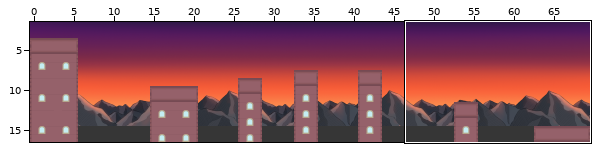
One commit to this Tiled map: GXPEngine/bin/Debug/levels/japan.tmx. The first picture is a wide view before the edit; the outline marks the close-up.
Close-up. Earlier state:
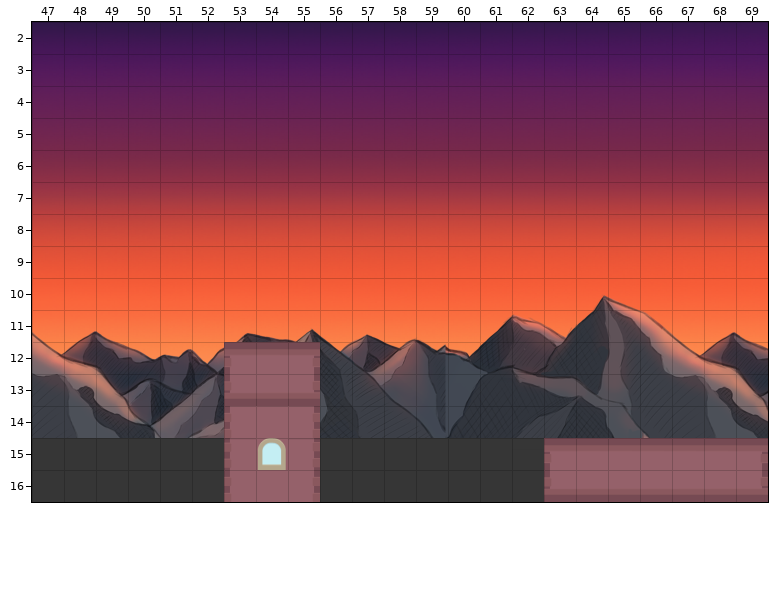
Cells are 64x64 px. Shown: x 47..69, y 2..16. The commit also changed other parts of the map, which this record leaves out.
Once edited:
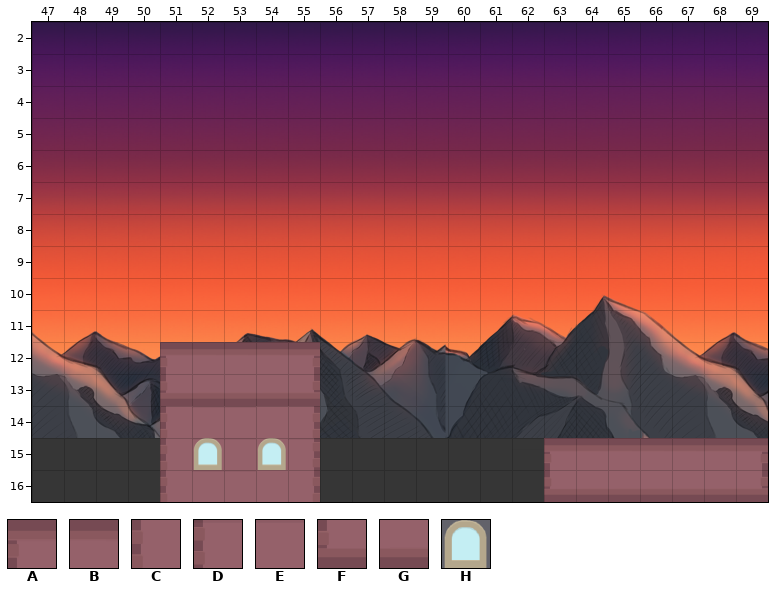
Key: from "tileset": A 22, B 23, C 32, D 42, E 43, F 52, G 53, H 84.
_ is an empty cell.
Changes in this commit:
{"where": "layer \"faka\""}
{"y":12,"x":51,"old":"__A","new":"ABB"}
{"y":13,"x":51,"old":"__F","new":"FGG"}
{"y":14,"x":51,"old":"__C","new":"CEE"}
{"y":15,"x":51,"old":"__D","new":"CEE"}
{"y":16,"x":51,"old":"__C","new":"CEE"}
{"where": "layer \"faka foreground edition\""}
{"y":15,"x":52,"old":"_","new":"H"}
